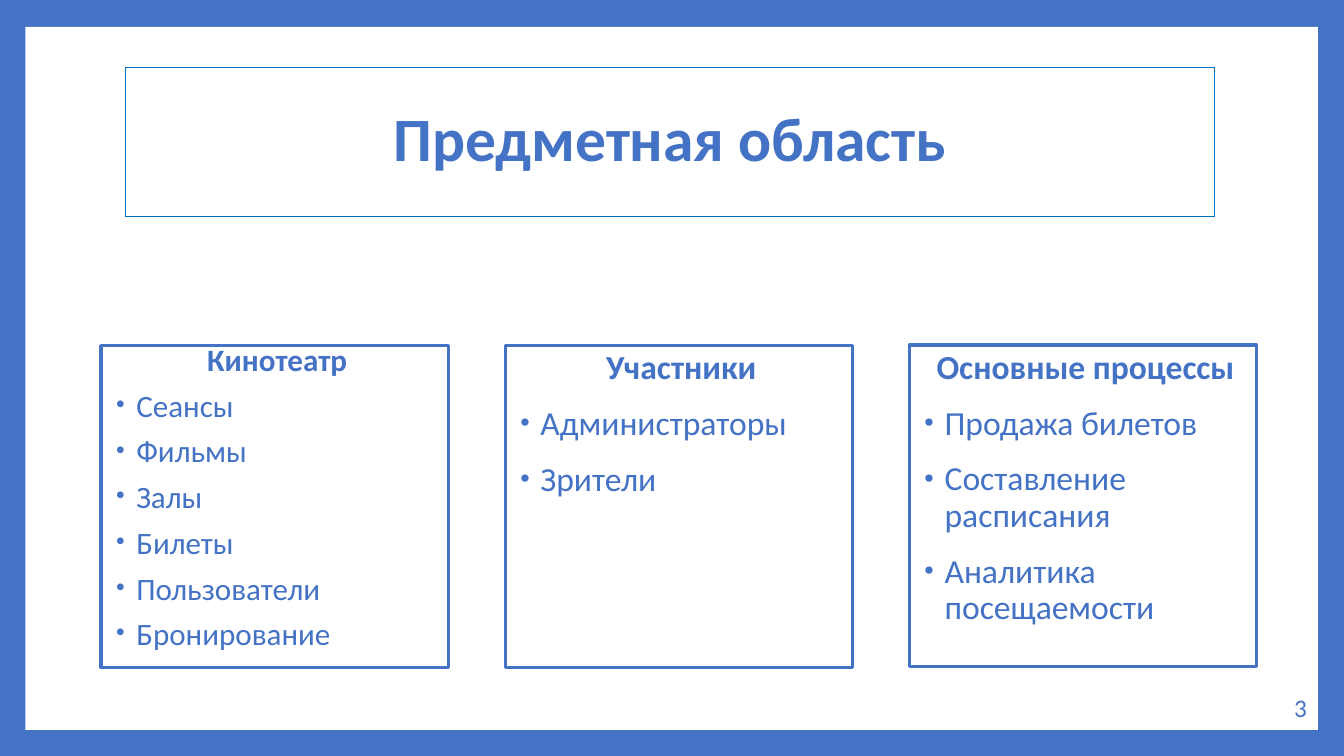
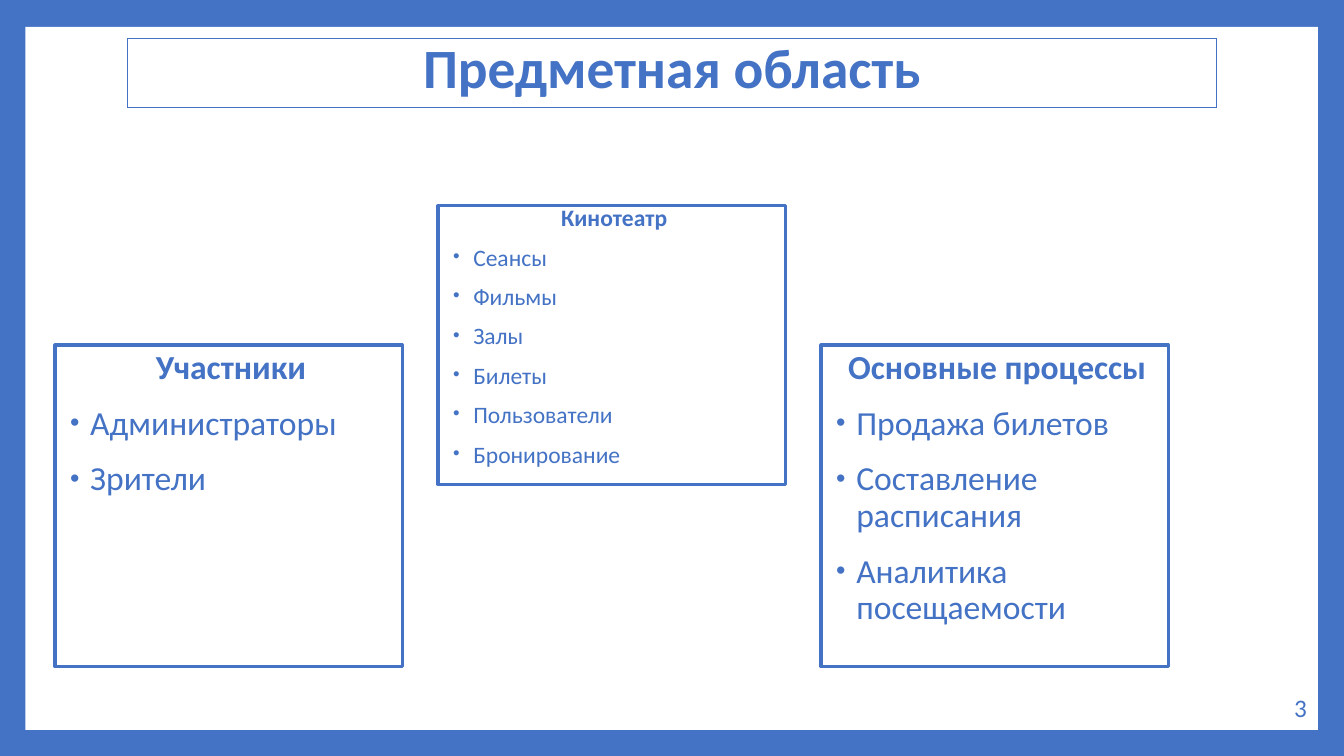
Before and after one commit to artem5438/my-first-repo2, a slide deck: slide 3 of docs/Пояснительные_материалы/Презентация_к_защите.pptx. Drawn at 1344x756 pixels with LibreOffice and Linux fonts; fonts in the diff are those of the drawing. Boxes give left, top, right and bottom in pixels: in the first picture for what was removed or moved away, otherwise in the second. Text is boxed around its words. In the diff, an @@ line names an element or a change of style, - is before the commit and + after.

```diff
--- a/docs/Пояснительные_материалы/Презентация_к_защите.pptx
+++ b/docs/Пояснительные_материалы/Презентация_к_защите.pptx
@@ rectangle "Предметная область": place and size @@
-rectangle "Предметная область" at [126, 68, 1215, 217]
+rectangle "Предметная область" at [128, 38, 1217, 108]
@@ rectangle "Предметная область" at [128, 38, 1217, 108]: size 44 to 39.6 pt; line spacing 0.9 to 0.8; title to rectangle; outline #0070C0 0.75 pt to #4472C4 0.75 pt @@
@@ rectangle "Кинотеатр": place and size @@
-rectangle "Кинотеатр" at [101, 346, 449, 667]
+rectangle "Кинотеатр" at [439, 206, 786, 484]
@@ rectangle "Кинотеатр" at [439, 206, 786, 484]: size 22.2 to 16.8 pt @@
@@ rectangle "Участники": place and size @@
-rectangle "Участники" at [505, 346, 853, 667]
+rectangle "Участники" at [55, 345, 403, 666]
@@ rectangle "Основные процессы": place and size @@
-rectangle "Основные процессы" at [909, 345, 1257, 666]
+rectangle "Основные процессы" at [822, 345, 1170, 666]
```
Also in this commit, not shown: 11 other slides changed, 6 slides added, 2 slides removed, 10 other files.
